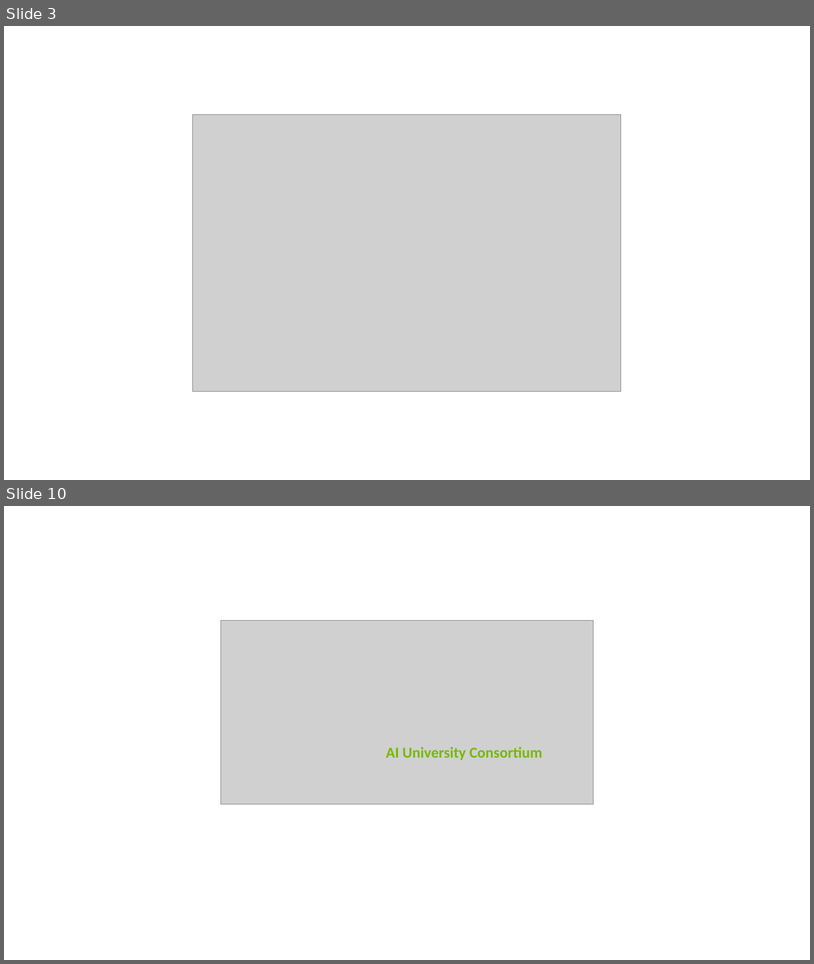
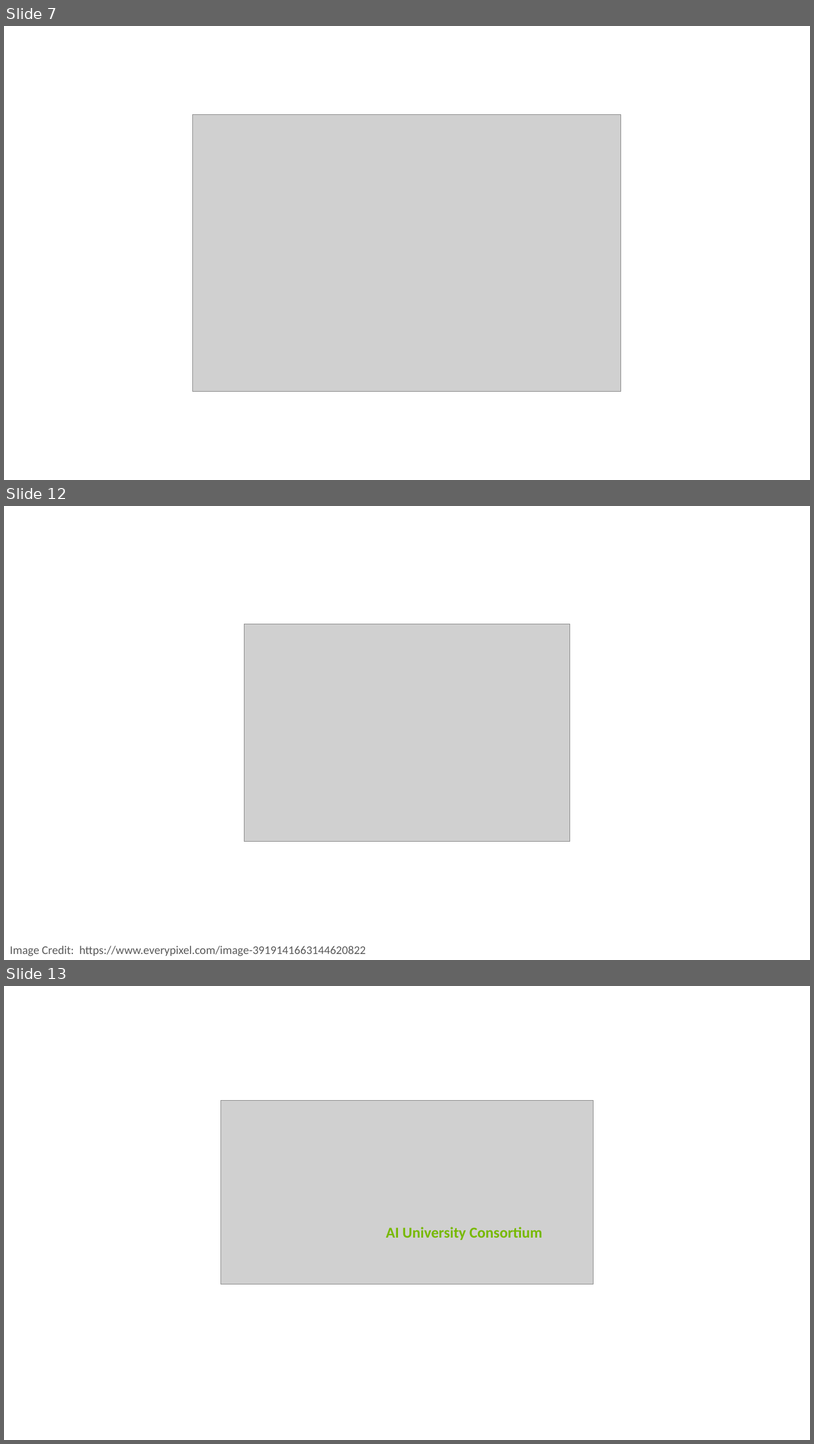
Before and after one commit to PracticumAI-Test/practicum, a slide deck: ai_workshop_presentation.pptx. Shown one above the other, each under a label of ours: slides 3 and 10 before the commit, slides 7, 12 and 13 after it; the slides between them are not shown. The pictures are 814x964 and 814x1444 pixels, drawn with LibreOffice and Linux fonts; fonts in the diff are those of the drawing; grey boxes stand for pictures. Boxes give left, top, right and bottom in pixels: in the first picture for what was removed or moved away, otherwise in the second. Text is boxed around its words. In the diff, an @@ line names an element or a change of style, - is before the commit and + after.

```diff
--- a/ai_workshop_presentation.pptx
+++ b/ai_workshop_presentation.pptx
@@ slide 12 added at (4, 506, 810, 960), background #FFFFFF @@
@@ picture added at (244, 624, 570, 841) @@
@@ text added at (10, 945, 366, 956), 14 pt, text #595959 @@
+Image Credit: https://www.everypixel.com/image-3919141663144620822
@@ what was slide 3 is now slide 7 @@
@@ what was slide 10 is now slide 13 @@
```
Also in this commit, not shown: 2 slides changed, 11 other slides added, 7 slides removed.
